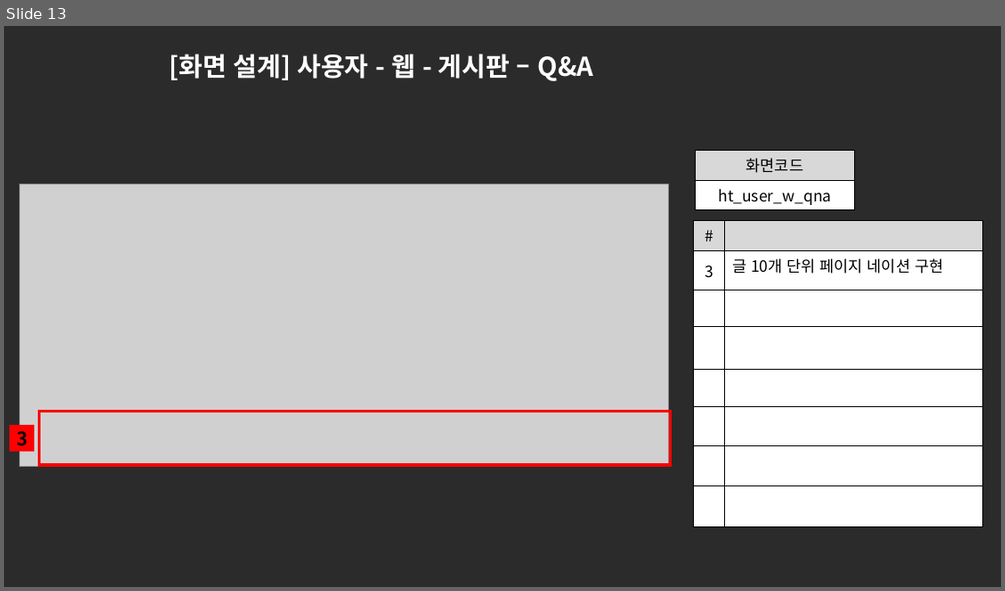
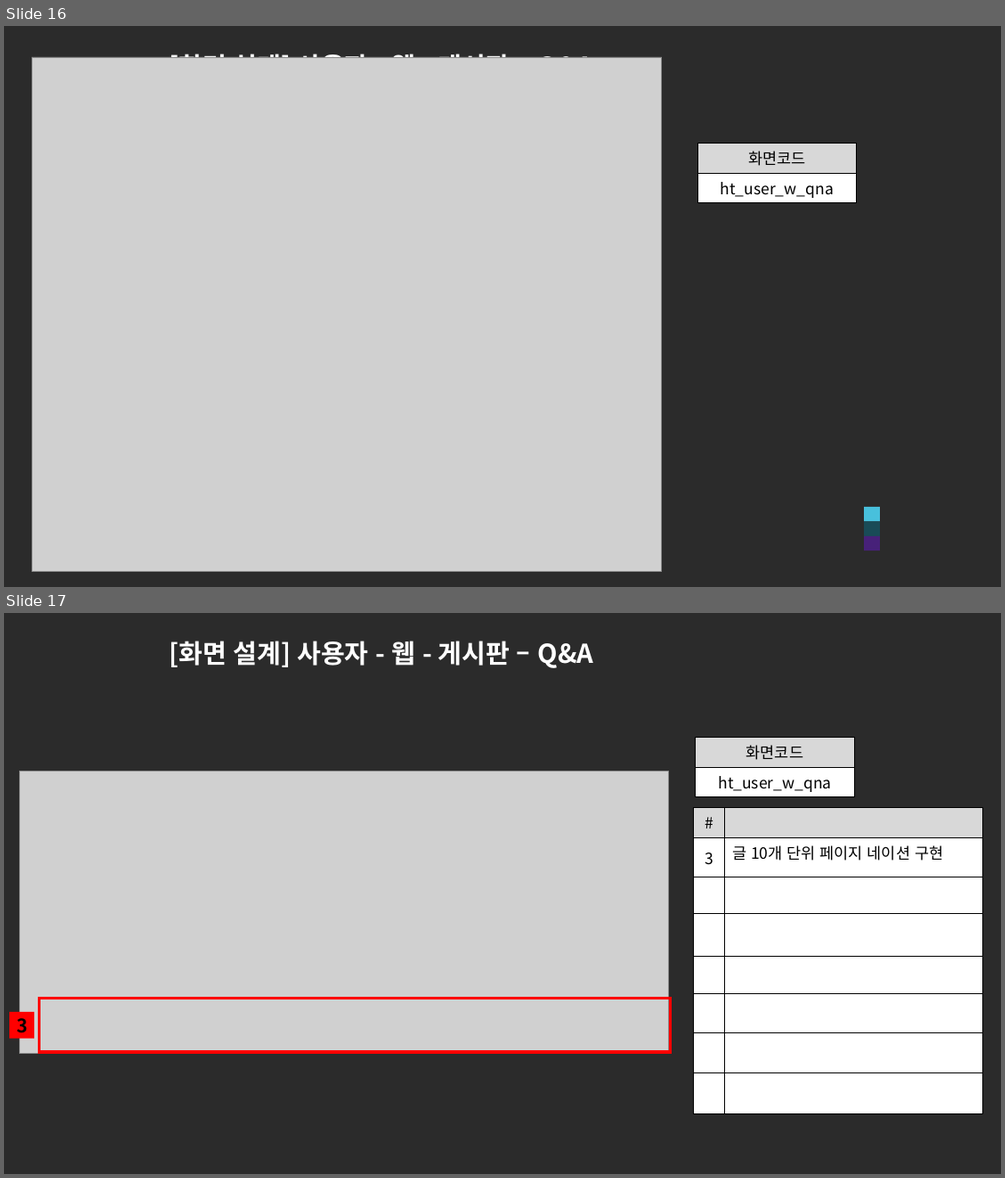
Before and after one commit to ezenteam2/e-Zone, a slide deck: 0 발표용 파워포인트/project05 - 파워포인트 종합 - 현태.pptx. Shown one above the other, each under a label of ours: slide 13 before the commit, slides 16 and 17 after it. The pictures are 1005x591 and 1005x1178 pixels, drawn with LibreOffice and Linux fonts; fonts in the diff are those of the drawing; grey boxes stand for pictures; background and template pictures are left out; a plain dark background stands for a picture behind light text. Boxes give left, top, right and bottom in pixels: in the first picture for what was removed or moved away, otherwise in the second. Text is boxed around its words. In the diff, an @@ line names an element or a change of style, - is before the commit and + after.

```diff
--- a/0 발표용 파워포인트/project05 - 파워포인트 종합 - 현태.pptx
+++ b/0 발표용 파워포인트/project05 - 파워포인트 종합 - 현태.pptx
@@ slide 16 added at <box>4,26,1001,587</box>, background picture (left out) @@
@@ title added at <box>169,50,594,58</box>, 25 pt, text #FFFFFF, bold @@
+[화면 설계] 사용자 - 웹 - 게시판 – Q&A
@@ picture added at <box>32,57,662,572</box> @@
@@ table added at <box>697,143,857,201</box>, 2 rows, 1 columns @@
+화면코드
+ht_user_w_qna
@@ rectangle added at <box>864,507,880,522</box>, fill #48C0DC @@
@@ rectangle added at <box>864,521,880,536</box>, fill #194B57 @@
@@ rectangle added at <box>864,536,880,551</box>, fill #472179 @@
@@ what was slide 13 is now slide 17 @@
```
Also in this commit, not shown: 5 other slides added, 1 other file.
